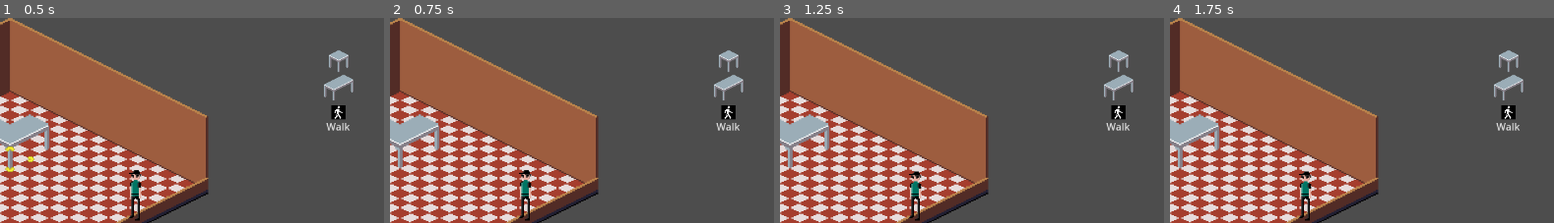
Above: before the commit, frames 1-4 (left to right).
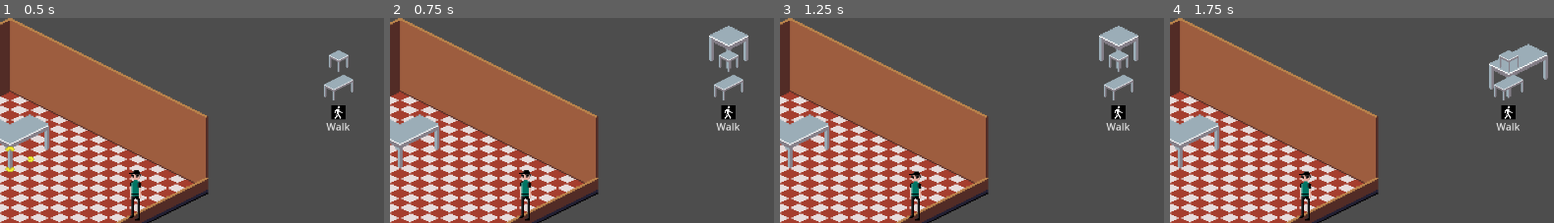
Above: after the commit, the same moments.

Repository: Evil-As-Shit/Za
Game: Godot game, scene res://Scenes/test.tscn
Two runs of this game, one before a commit and one after it. Both use one fixed random seed, a clock stepped at 60 frames per second and the inputs below.
Inputs (mouse positions are % of the whole screen's width and height, from its top left):
- Up to frame 1 (0.5 s): no input
- Up to frame 2 (0.75 s): click (94, 28) at 0.5 s
- Up to frame 3 (1.25 s): no input
- Up to frame 4 (1.75 s): click (94, 35) at 1.25 s
The pictures show only the part of the screen within x 50-100%, y 18-68%; the shares and areas given below are measured in that part.

Frame 1 is identical in both runs. In frame 2, 1.0% of the frame differs, in the area x 83-94%, y 3-25%; in frame 3, 1.0%; in frame 4, 1.5%, in the area x 83-99%, y 12-40%.

Commit message:
feat: Selecting an item from the list creates a preview item that follows the cursor.

Diff:
--- a/Scripts/Controllers/BuildingController.gd
+++ b/Scripts/Controllers/BuildingController.gd
@@ -1,12 +1,13 @@
-extends Node
+extends Node2D
 
 #@onready var table_small = preload("res://Scenes/Furniture/table_1x1.tscn")
 
 var tile_map: TileMap
+var preview_build: Node2D
 
 func _ready():
 	tile_map = GameData.tile_map
-	SignalController.build.connect(self._on_build)
+	SignalController.build_start.connect(self._on_build)
 
 #	set current item tiles
 	for child in get_children():
@@ -18,8 +19,19 @@
 
 
 func _process(_delta):
-	if (GameData.game_mode != "action_build"): return
+	if (GameData.game_mode != "action_build"):
+		_clear_preview()
+		return
+	preview_build.position = get_local_mouse_position()
 #	print("Building!")
 
 func _on_build(to_build:String):
-	print("Building ", to_build)
+	_clear_preview()
+	var path = str("res://Scenes/Furniture/", to_build, ".tscn")
+	preview_build = load(path).instantiate()
+	add_child(preview_build)
+
+func _clear_preview():
+	if (preview_build != null):
+		preview_build.queue_free()
+		preview_build = null
--- a/Scripts/Controllers/InputController.gd
+++ b/Scripts/Controllers/InputController.gd
@@ -14,7 +14,7 @@
 			if (GameData.button_hovered == "debug_walk"): GameData.game_mode = "action_walk"
 			if (GameData.button_hovered.begins_with("build_")):
 				GameData.game_mode = "action_build"
-				SignalController.emit_signal("build", GameData.button_hovered.replace("build_", ""))
+				SignalController.emit_signal("build_start", GameData.button_hovered.replace("build_", ""))
 		elif (GameData.game_mode == "action_walk"):
 			SignalController.emit_signal("debug_walk_to", get_global_mouse_position())
 		elif (GameData.game_mode == "action_build"):
--- a/Scripts/Controllers/SignalController.gd
+++ b/Scripts/Controllers/SignalController.gd
@@ -4,4 +4,4 @@
 var is_building : bool = false
 
 signal debug_walk_to
-signal build
+signal build_start
